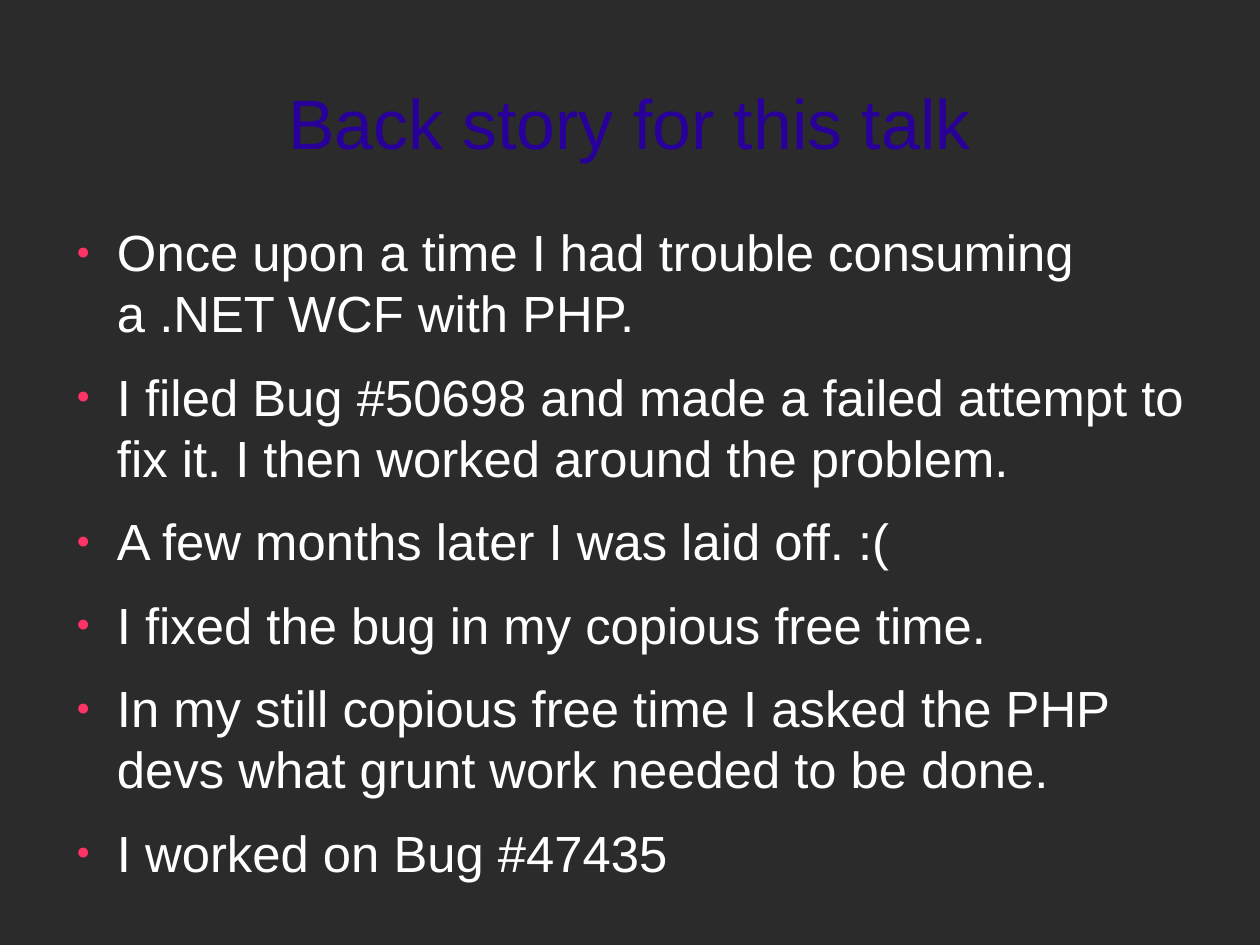
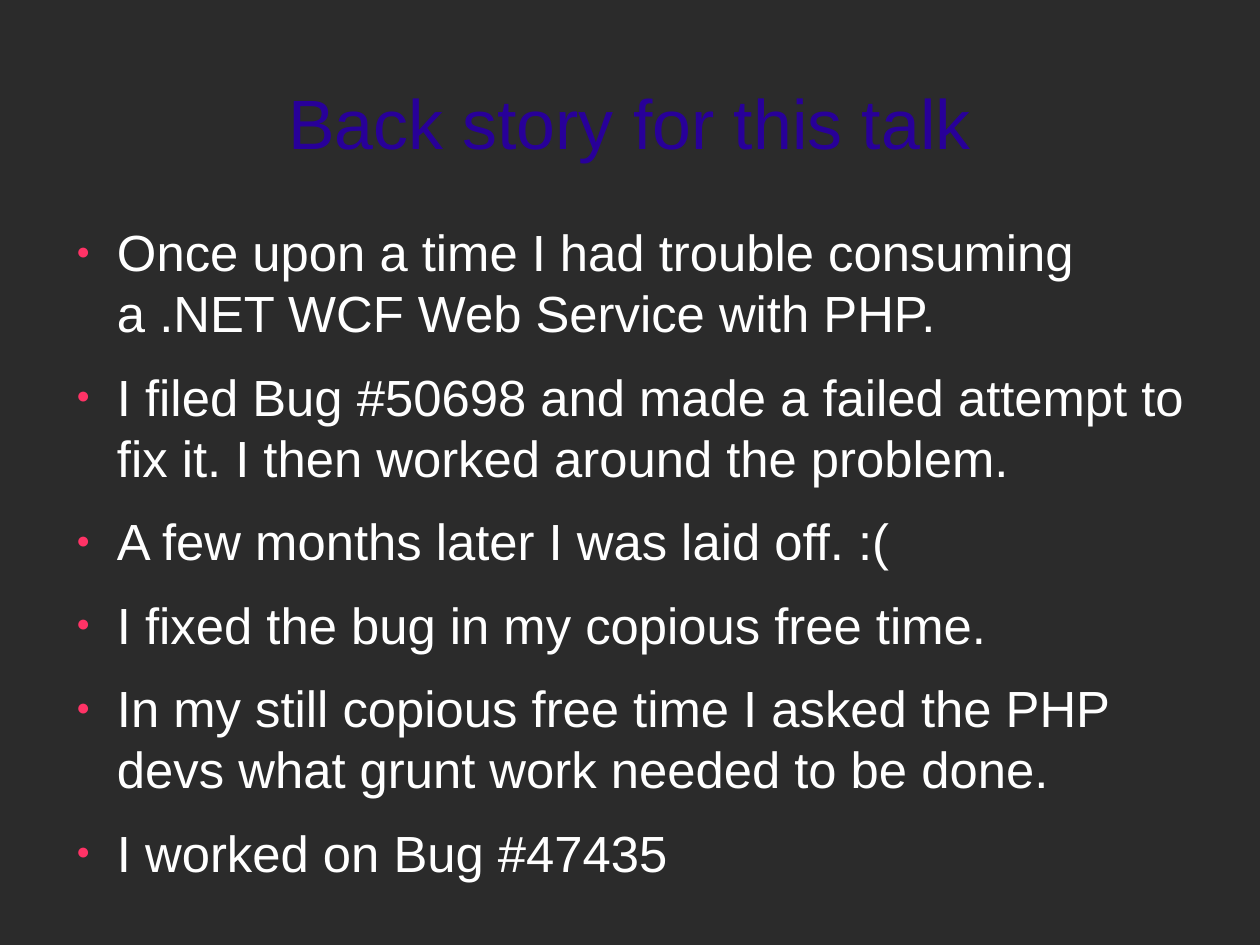
Before and after one commit to zippy1981/TalkMaterials, a slide deck: slide 6 of NYPHP/2010-May/Hacking PHP for Fun and Profit.odp. Drawn at 1260x945 pixels with LibreOffice and Linux fonts; fonts in the diff are those of the drawing; background and template pictures are left out; a plain dark background stands for a picture behind light text. Boxes give left, top, right and bottom in pixels: in the first picture for what was removed or moved away, otherwise in the second. Text is boxed around its words. In the diff, an @@ line names an element or a change of style, - is before the commit and + after.

```diff
--- a/NYPHP/2010-May/Hacking PHP for Fun and Profit.odp
+++ b/NYPHP/2010-May/Hacking PHP for Fun and Profit.odp
@@ text at box(117, 234, 1074, 333): text changed @@
-● Once upon a time I had trouble consuming a .NET WCF with PHP.
+● Once upon a time I had trouble consuming a .NET WCF Web Service with PHP.
```
Also in this commit, not shown: 3 other slides changed, 1 slide removed.
